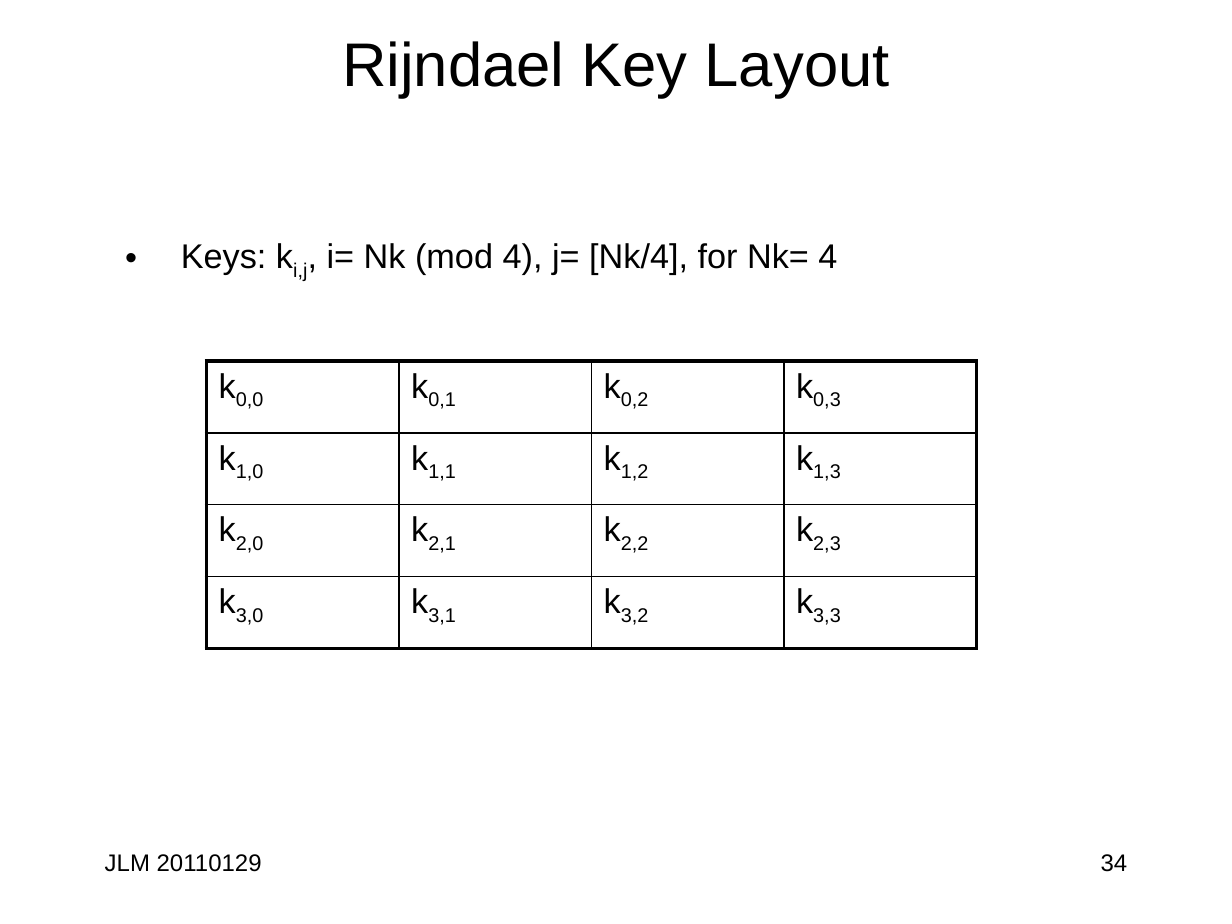
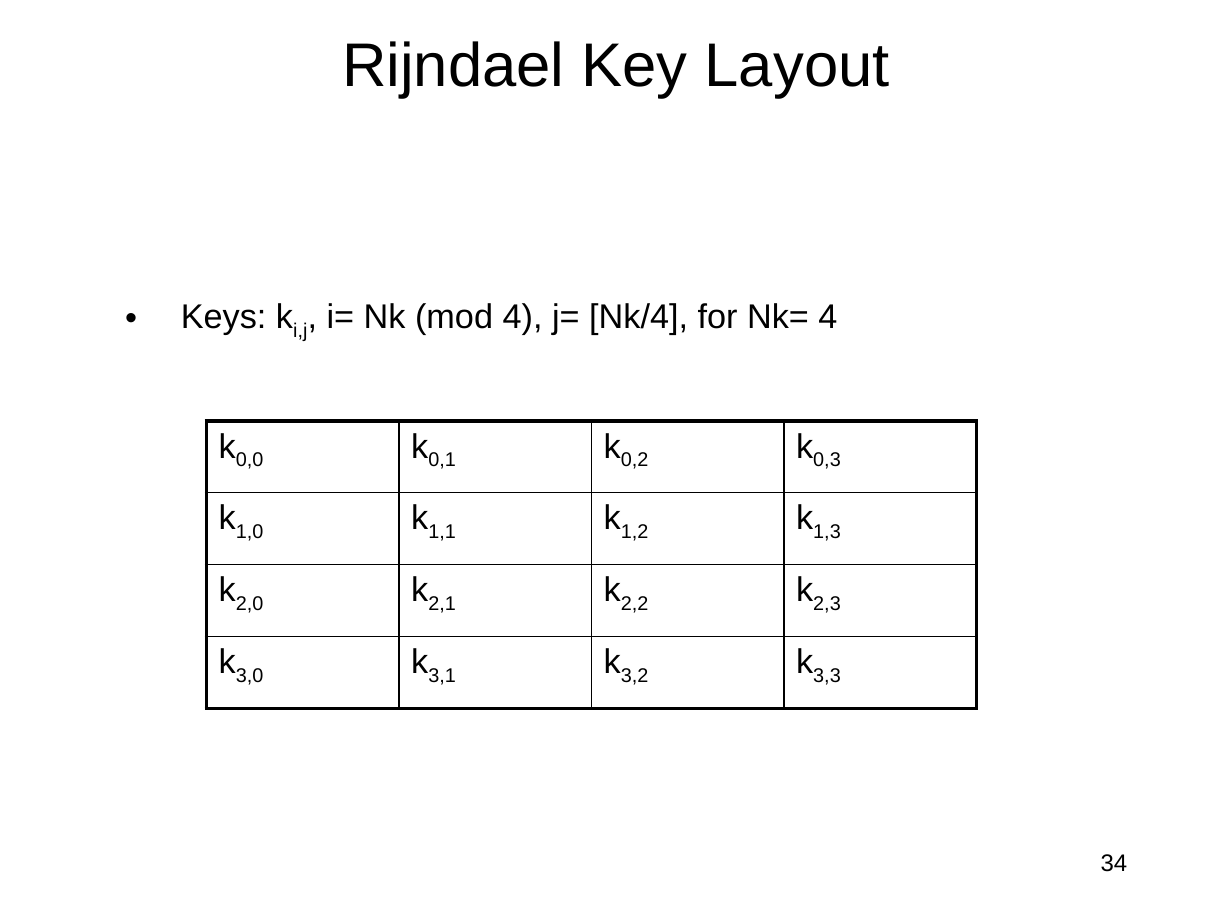
Before and after one commit to jlmucb/class_notes, a slide deck: slide 34 of BerkeleyClass/CS290Spring2013/Lectures/Cryptoclass5.pptx. Drawn at 1232x924 pixels with LibreOffice and Linux fonts; fonts in the diff are those of the drawing. Boxes give left, top, right and bottom in pixels: in the first picture for what was removed or moved away, otherwise in the second. Text is boxed around its words. In the diff, an @@ line names an element or a change of style, - is before the commit and + after.

```diff
--- a/BerkeleyClass/CS290Spring2013/Lectures/Cryptoclass5.pptx
+++ b/BerkeleyClass/CS290Spring2013/Lectures/Cryptoclass5.pptx
@@ text "Keys: ki,j, i= Nk (mod ...": place and size @@
-text "Keys: ki,j, i= Nk (mod ..." at (181, 243, 837, 281)
+text "Keys: ki,j, i= Nk (mod ..." at (181, 303, 837, 341)
@@ table: place and size @@
-table at (207, 361, 976, 648)
+table at (207, 421, 976, 708)
@@ text removed at (105, 854, 262, 872) @@
-JLM 20110129
```
Also in this commit, not shown: 6 other slides changed, 13 other files.
